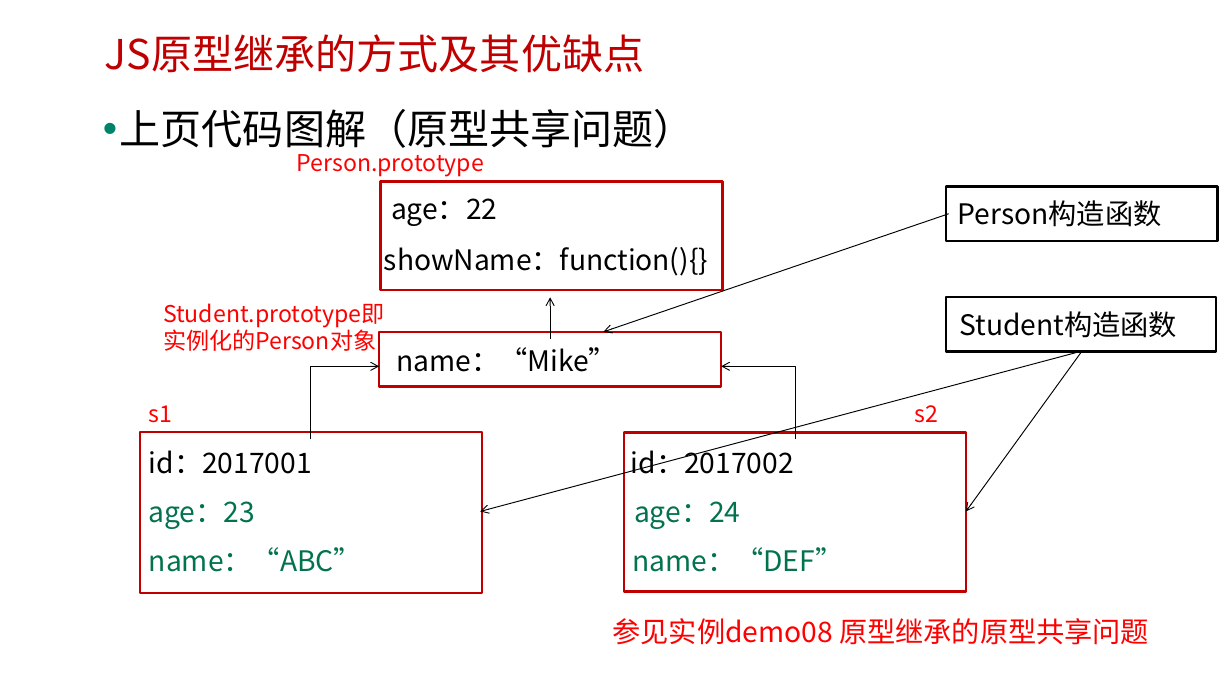
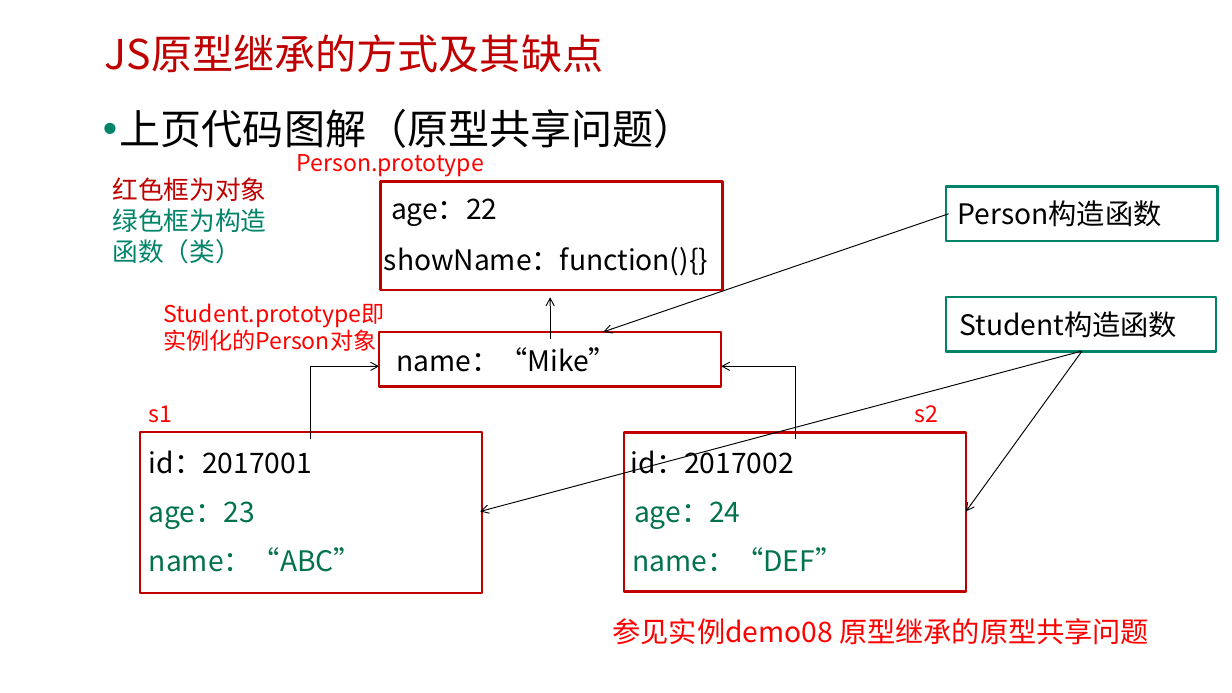
Before and after one commit to edu2act/course-javascript-advanced, a slide deck: slide 5 of 课程PPT/17.深入理解JS的继承方式.pptx. Drawn at 1232x693 pixels with LibreOffice and Linux fonts; fonts in the diff are those of the drawing; background and template pictures are left out. Boxes give left, top, right and bottom in pixels: in the first picture for what was removed or moved away, otherwise in the second. Text is boxed around its words. In the diff, an @@ line names an element or a change of style, - is before the commit and + after.

```diff
--- a/课程PPT/17.深入理解JS的继承方式.pptx
+++ b/课程PPT/17.深入理解JS的继承方式.pptx
@@ text at (105,34,603,73): text changed @@
-JS原型继承的方式及其优缺点
+JS原型继承的方式及其缺点
@@ text added at (112,177,266,264), 20 pt, text #008469 @@
+红色框为对象
+绿色框为构造函数（类）
@@ rectangle at (946,187,1218,241): outline #000000 2 pt to #008469 2 pt @@
@@ rectangle at (946,297,1216,351): outline #000000 2 pt to #008469 2 pt @@
```
Also in this commit, not shown: 4 other slides changed, 1 other file.
